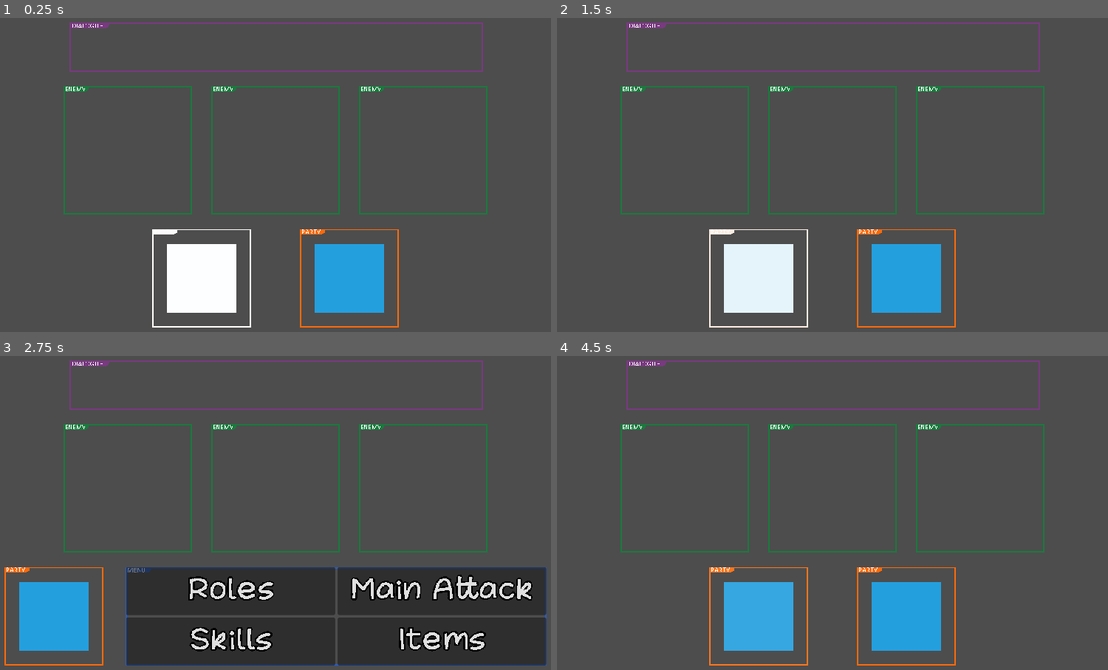
Above: before the commit, frames 1-4 (two rows, left to right).
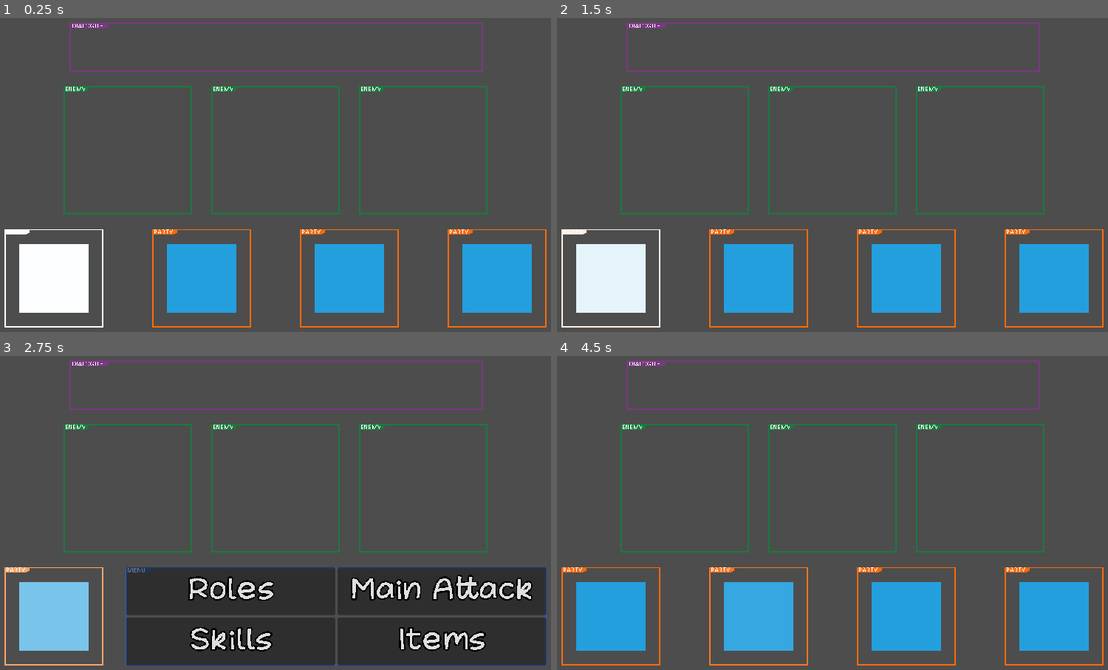
Above: after the commit, the same moments.

Repository: mitchellwinn/YGBF
Game: Godot game, scene res://scenes/battle.tscn
Same seed, same stepped clock (60 frames per second), same inputs: the game is played once before the commit and once after it.
Inputs (mouse positions are in pixels of both pictures, inside the frame that each line leads up to):
- Up to frame 1 (0.25 s): no input
- Up to frame 2 (1.5 s): click (612, 278) at 0.52 s; tap Enter (confirm) at 1.25, 1.35 s; move the mouse to (964, 153) at 1.27 s; hold Right (move_right) from 1.28 s (still down)
- Up to frame 3 (2.75 s): move the mouse to (159, 522) at 2.02 s; release Right (move_right) at 2.03 s; hold Down (move_down) from 2.03 s (still down); tap Enter (confirm) at 2.1 s
- Up to frame 4 (4.5 s): move the mouse to (893, 434) at 2.77 s; release Down (move_down) at 2.78 s; hold Right (move_right) 2.78-3.53 s; tap Enter (confirm) at 2.85, 3.6, 4.35 s; move the mouse to (804, 572) at 3.52 s; hold Up (move_up) 3.53-4.28 s; move the mouse to (1008, 556) at 4.27 s; hold Left (move_left) from 4.28 s (still down)

The runs differ from the first frame. In frame 1, 9.3% of the frame differs, in the area x 0-100%, y 67-99%; in frame 2, 9.3%; in frame 3, 3.1%; in frame 4, 6.2%.

Commit message:
worked on more mouse functionality

Diff:
--- /dev/null
+++ b/button_groups/party_button_group.tres
@@ -0,0 +1,3 @@
+[gd_resource type="ButtonGroup" format=3 uid="uid://bj664vnwe8u1n"]
+
+[resource]
--- a/scenes/battle.tscn
+++ b/scenes/battle.tscn
@@ -6,8 +6,10 @@
 [ext_resource type="Material" uid="uid://ce7dt4bf5oulv" path="res://materials/custom_texture_rect_material.tres" id="3_42206"]
 [ext_resource type="Texture2D" uid="uid://bvk6ufm8ic5ta" path="res://images/style_guide/menu_resolution_guide.png" id="4_6gj1k"]
 [ext_resource type="Texture2D" uid="uid://637be5vc77ed" path="res://images/style_guide/dialogue_resolution_guide.png" id="4_tflk0"]
+[ext_resource type="Script" path="res://scripts/custom_texture_button.gd" id="5_btqqj"]
 [ext_resource type="Script" path="res://scripts/custom_button.gd" id="6_76cnh"]
 [ext_resource type="Theme" uid="uid://cf1r6ahcjjocb" path="res://text_themes/categorical_menu_buttons.tres" id="6_ath8s"]
+[ext_resource type="Texture2D" uid="uid://dkcvrib1y2i6p" path="res://images/style_guide/minigame_resolution_guide3.png" id="9_w2dp6"]
 
 [node name="Battle" type="Node2D"]
 
@@ -60,7 +62,7 @@
 texture = ExtResource("2_musbg")
 
 [node name="HBoxContainerEnemy2" type="HBoxContainer" parent="CanvasLayer"]
-anchors_preset = -1
+anchors_preset = 8
 anchor_left = 0.5
 anchor_top = 0.5
 anchor_right = 0.5
@@ -102,94 +104,6 @@
 layout_mode = 2
 size_flags_horizontal = 3
 texture = ExtResource("2_musbg")
-
-[node name="HBoxContainerParty1" type="HBoxContainer" parent="CanvasLayer"]
-anchors_preset = -1
-anchor_left = 0.125
-anchor_top = 1.0
-anchor_right = 0.125
-anchor_bottom = 1.0
-offset_top = -172.0
-offset_bottom = -12.0
-grow_horizontal = 2
-grow_vertical = 2
-pivot_offset = Vector2(80, 80)
-size_flags_horizontal = 4
-size_flags_vertical = 4
-
-[node name="PartyMember" type="TextureRect" parent="CanvasLayer/HBoxContainerParty1"]
-texture_filter = 1
-material = ExtResource("3_42206")
-layout_direction = 1
-layout_mode = 2
-size_flags_horizontal = 3
-texture = ExtResource("3_3kxi6")
-
-[node name="HBoxContainerParty2" type="HBoxContainer" parent="CanvasLayer"]
-anchors_preset = -1
-anchor_left = 0.375
-anchor_top = 1.0
-anchor_right = 0.375
-anchor_bottom = 1.0
-offset_top = -172.0
-offset_bottom = -12.0
-grow_horizontal = 2
-grow_vertical = 2
-pivot_offset = Vector2(80, 80)
-size_flags_horizontal = 4
-size_flags_vertical = 4
-
-[node name="PartyMember" type="TextureRect" parent="CanvasLayer/HBoxContainerParty2"]
-texture_filter = 1
-material = ExtResource("3_42206")
-layout_direction = 1
-layout_mode = 2
-size_flags_horizontal = 3
-texture = ExtResource("3_3kxi6")
-
-[node name="HBoxContainerParty3" type="HBoxContainer" parent="CanvasLayer"]
-anchors_preset = -1
-anchor_left = 0.625
-anchor_top = 1.0
-anchor_right = 0.625
-anchor_bottom = 1.0
-offset_top = -172.0
-offset_bottom = -12.0
-grow_horizontal = 2
-grow_vertical = 2
-pivot_offset = Vector2(80, 80)
-size_flags_horizontal = 4
-size_flags_vertical = 4
-
-[node name="PartyMember" type="TextureRect" parent="CanvasLayer/HBoxContainerParty3"]
-texture_filter = 1
-material = ExtResource("3_42206")
-layout_direction = 1
-layout_mode = 2
-size_flags_horizontal = 3
-texture = ExtResource("3_3kxi6")
-
-[node name="HBoxContainerParty4" type="HBoxContainer" parent="CanvasLayer"]
-anchors_preset = -1
-anchor_left = 0.875
-anchor_top = 1.0
-anchor_right = 0.875
-anchor_bottom = 1.0
-offset_top = -172.0
-offset_bottom = -12.0
-grow_horizontal = 2
-grow_vertical = 2
-pivot_offset = Vector2(80, 80)
-size_flags_horizontal = 4
-size_flags_vertical = 4
-
-[node name="PartyMember" type="TextureRect" parent="CanvasLayer/HBoxContainerParty4"]
-texture_filter = 1
-material = ExtResource("3_42206")
-layout_direction = 1
-layout_mode = 2
-size_flags_horizontal = 3
-texture = ExtResource("3_3kxi6")
 
 [node name="HBoxContainerMenu" type="HBoxContainer" parent="CanvasLayer"]
 anchors_preset = -1
@@ -279,6 +193,105 @@
 text_direction = 1
 script = ExtResource("6_76cnh")
 
+[node name="HBoxContainerParty1" type="HBoxContainer" parent="CanvasLayer"]
+anchors_preset = -1
+anchor_left = 0.125
+anchor_top = 1.0
+anchor_right = 0.125
+anchor_bottom = 1.0
+offset_top = -172.0
+offset_bottom = -12.0
+grow_horizontal = 2
+grow_vertical = 2
+pivot_offset = Vector2(80, 80)
+size_flags_horizontal = 4
+size_flags_vertical = 4
+
+[node name="PartyMember" type="TextureButton" parent="CanvasLayer/HBoxContainerParty1"]
+texture_filter = 1
+material = ExtResource("3_42206")
+layout_direction = 1
+layout_mode = 2
+size_flags_horizontal = 3
+texture_normal = ExtResource("3_3kxi6")
+script = ExtResource("5_btqqj")
+type = "party_member"
+
+[node name="HBoxContainerParty2" type="HBoxContainer" parent="CanvasLayer"]
+anchors_preset = -1
+anchor_left = 0.375
+anchor_top = 1.0
+anchor_right = 0.375
+anchor_bottom = 1.0
+offset_top = -172.0
+offset_bottom = -12.0
+grow_horizontal = 2
+grow_vertical = 2
+pivot_offset = Vector2(80, 80)
+size_flags_horizontal = 4
+size_flags_vertical = 4
+
+[node name="PartyMember" type="TextureButton" parent="CanvasLayer/HBoxContainerParty2"]
+texture_filter = 1
+material = ExtResource("3_42206")
+layout_direction = 1
+layout_mode = 2
+size_flags_horizontal = 3
+texture_normal = ExtResource("3_3kxi6")
+script = ExtResource("5_btqqj")
+type = "party_member"
+index = 1
+
+[node name="HBoxContainerParty3" type="HBoxContainer" parent="CanvasLayer"]
+anchors_preset = -1
+anchor_left = 0.625
+anchor_top = 1.0
+anchor_right = 0.625
+anchor_bottom = 1.0
+offset_top = -172.0
+offset_bottom = -12.0
+grow_horizontal = 2
+grow_vertical = 2
+pivot_offset = Vector2(80, 80)
+size_flags_horizontal = 4
+size_flags_vertical = 4
+
+[node name="PartyMember" type="TextureButton" parent="CanvasLayer/HBoxContainerParty3"]
+texture_filter = 1
+material = ExtResource("3_42206")
+layout_direction = 1
+layout_mode = 2
+size_flags_horizontal = 3
+texture_normal = ExtResource("3_3kxi6")
+script = ExtResource("5_btqqj")
+type = "party_member"
+index = 2
+
+[node name="HBoxContainerParty4" type="HBoxContainer" parent="CanvasLayer"]
+anchors_preset = -1
+anchor_left = 0.875
+anchor_top = 1.0
+anchor_right = 0.875
+anchor_bottom = 1.0
+offset_top = -172.0
+offset_bottom = -12.0
+grow_horizontal = 2
+grow_vertical = 2
+pivot_offset = Vector2(80, 80)
+size_flags_horizontal = 4
+size_flags_vertical = 4
+
+[node name="PartyMember" type="TextureButton" parent="CanvasLayer/HBoxContainerParty4"]
+texture_filter = 1
+material = ExtResource("3_42206")
+layout_direction = 1
+layout_mode = 2
+size_flags_horizontal = 3
+texture_normal = ExtResource("3_3kxi6")
+script = ExtResource("5_btqqj")
+type = "party_member"
+index = 3
+
 [node name="HBoxContainerDialogue" type="HBoxContainer" parent="CanvasLayer"]
 anchors_preset = 5
 anchor_left = 0.5
@@ -304,3 +317,27 @@
 patch_margin_right = 10
 patch_margin_bottom = 10
 axis_stretch_vertical = 1
+
+[node name="HBoxContainerMinigame" type="HBoxContainer" parent="CanvasLayer"]
+visible = false
+anchors_preset = -1
+anchor_left = 0.75
+anchor_top = 0.5
+anchor_right = 0.75
+anchor_bottom = 0.5
+offset_left = -575.0
+offset_top = -237.0
+offset_right = 97.0
+offset_bottom = 75.0
+grow_horizontal = 2
+grow_vertical = 2
+pivot_offset = Vector2(104, 104)
+size_flags_horizontal = 4
+size_flags_vertical = 4
+
+[node name="MinigameTV" type="TextureRect" parent="CanvasLayer/HBoxContainerMinigame"]
+texture_filter = 1
+layout_direction = 1
+layout_mode = 2
+size_flags_horizontal = 3
+texture = ExtResource("9_w2dp6")
--- a/scripts/custom_button.gd
+++ b/scripts/custom_button.gd
@@ -2,7 +2,8 @@
 
 class_name CustomButton
 
-var can_hover: bool = true;
+var index: int
+var can_hover: bool = true
 
 # Called when the node enters the scene tree for the first time.
 func _ready():
--- /dev/null
+++ b/scripts/custom_texture_button.gd
@@ -0,0 +1,32 @@
+extends TextureButton
+
+class_name CustomTextureButton
+
+@export var type: String
+@export var index: int
+
+# Called when the node enters the scene tree for the first time.
+func _ready():
+	connect("mouse_entered", Callable(self, "_on_mouse_entered"))
+	pass
+
+# Called every frame. 'delta' is the elapsed time since the previous frame.
+func _process(_delta):
+	pass
+
+func _pressed() -> void:
+	print("press")
+	match type:
+		"party_member":
+			BattleManager.attacker_index = index
+			BattleManager.stop_all_flashes()
+			BattleManager.select_flash_attacker()
+
+func _on_mouse_entered():
+	print("hover")
+	match type:
+		"party_member":
+			BattleManager.attacker_index = index
+			BattleManager.stop_all_flashes()
+			BattleManager.select_flash_attacker()
+    # Add your custom hover logic here
--- a/scripts/singletons/battle_manager.gd
+++ b/scripts/singletons/battle_manager.gd
@@ -7,7 +7,7 @@
 var participants: Array[Stats] = [] #holds data for all participants including both party and enemies
 var categorical_menu_buttons: Array[CustomButton] = [] #holds data for the hoverable menu buttons like Talent, Items, etc...
 
-var party_sprites: Array[TextureRect] = []
+var party_sprites: Array[TextureButton] = []
 var enemy_sprites: Array[TextureRect] = []
 var main_menu_sprite: NinePatchRect
 
@@ -46,7 +46,7 @@
 	get_scene_references()
 	stop_all_flashes()
 	in_battle = true
-	battle_physics()#starts the battle physics loop
+	battle_process()#starts the battle process loop
 	return
 
 func end_battle():
@@ -66,6 +66,7 @@
 	for i in range (4):
 		party_sprites.append(get_tree().root.get_node("Battle/CanvasLayer/HBoxContainerParty"+str(i+1)+"/PartyMember"))
 		party_sprites[i].visible = false
+	party_sprites[0].grab_focus()
 	for i in range (party.size()):
 		party_sprites[i].visible = true
 		party_sprites[i].material = party_sprites[i].material.duplicate() #give it unique copy of material so it can flash independently of other sprites
@@ -91,10 +92,10 @@
 
 ############### BATTLE physics FUNCTIONS #####################
 
-func battle_physics():
-	print("Started battle_physics")
+func battle_process():
+	print("Started battle_process")
 	while true:
-		print("New lap of battle_physics")
+		print("New lap of battle_process")
 		if !all_party_members_exhausted(): #still have a party member we can pick to attack
 			await decide_attacker()
 			await decide_menu_category()
@@ -124,9 +125,19 @@
 			#play some sound effect
 			attacker = party[attacker_index] #sets the attacker equal to the instance of that party member
 			break #break out of the loop, return to the battle_physics function, keep on going, yadayadayada
-		phase = ""
-		await get_tree().physics_frame
-	return
+		await get_tree().physics_frame
+	phase = ""
+	return
+
+func decide_attacker_button(): #same idea as decide_attacker, but by taking advantage of button class
+	phase = "decide_attacker"
+	stop_all_flashes()
+	while(true):
+		pass
+		await get_tree().physics_frame
+	phase = ""
+	return
+
 
 func decide_menu_category():
 	phase = "decide_menu_category"
--- a/scripts/singletons/game_manager.gd
+++ b/scripts/singletons/game_manager.gd
@@ -4,7 +4,7 @@
 
 # Called when the node enters the scene tree for the first time.
 func _ready():
-	for i in range(2): #make a dummy party with 4 characters
+	for i in range(4): #make a dummy party with 4 characters
 		var party_member: Stats = Stats.new()
 		party_member.character_name = "Dummy "+str(i+1)
 		get_tree().root.add_child.call_deferred(party_member)
Not shown, added: 3d/geography/maine.blend.import
Binary file removed: aseprite_files/battle_ui_style_guide.aseprite
Binary file changed: aseprite_files/style_guide/battle_ui_style_guide.aseprite
Not shown, added: images/portraits/emilio.png.import
Not shown, added: images/portraits/emilio_10x.png.import
Binary file added: images/style_guide/minigame_resolution_guide.png
Not shown, added: images/style_guide/minigame_resolution_guide.png.import
Binary file added: images/style_guide/minigame_resolution_guide2.png
Not shown, added: images/style_guide/minigame_resolution_guide2.png.import
Binary file added: images/style_guide/minigame_resolution_guide3.png
Not shown, added: images/style_guide/minigame_resolution_guide3.png.import
Not shown: 1 places in scenes/battle.tscn that only renumber resources
(and 2 more such lines)
